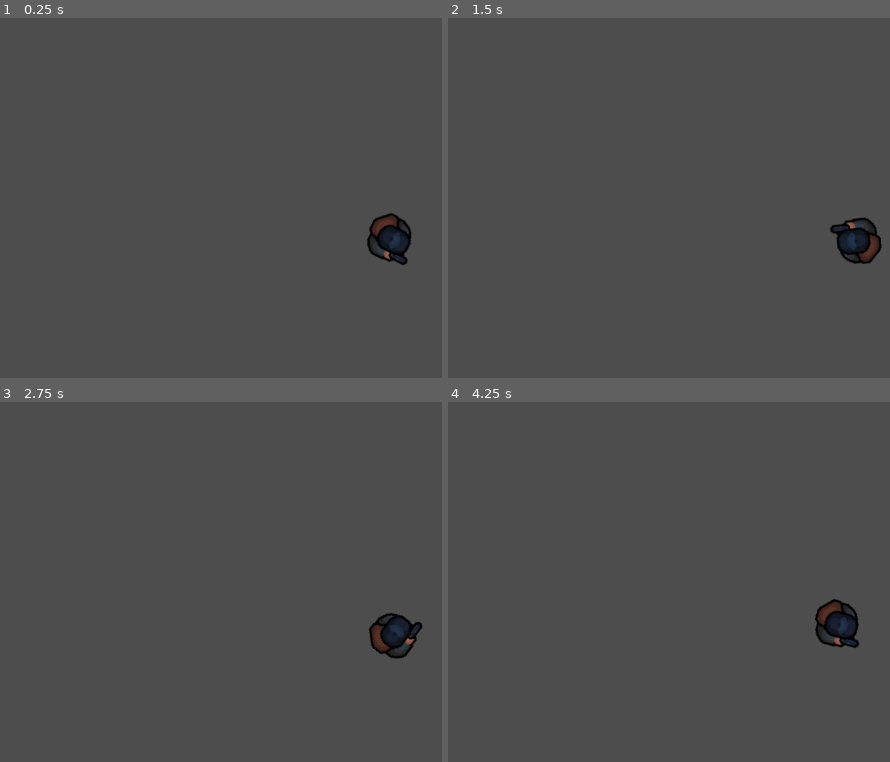
Above: before the commit, frames 1-4 (two rows, left to right).
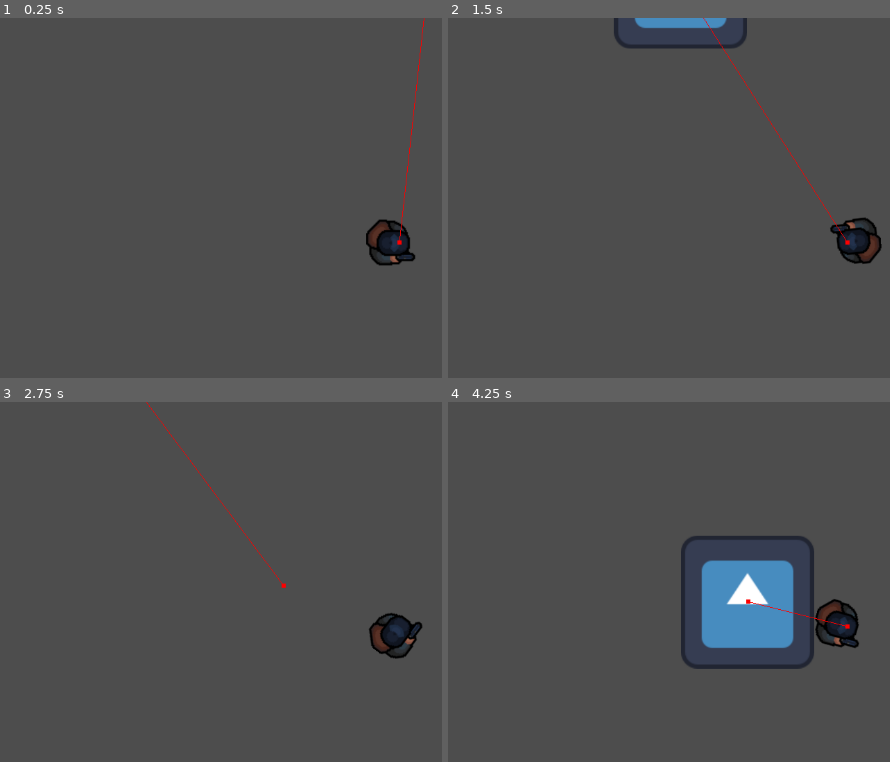
Above: after the commit, the same moments.

Repository: carlosManoelWendorff1/koma-zone
Game: Godot game, scene res://main.tscn
Same seed, same stepped clock (60 frames per second), same inputs: the game is played once before the commit and once after it. The engine's default icon, where the game draws it, is replaced by a stand-in: a white triangle on a blue panel in a dark square.
Inputs (mouse positions are in pixels of both pictures, inside the frame that each line leads up to):
- Up to frame 1 (0.25 s): no input
- Up to frame 2 (1.5 s): tap Enter (ui_accept) at 0.5, 0.77 s; move the mouse to (outside the picture) at 0.52 s; hold Right (ui_right) 0.53-1.28 s; move the mouse to (686, 266) at 1.27 s; hold Down (ui_down) from 1.28 s (still down)
- Up to frame 3 (2.75 s): tap Enter (ui_accept) at 1.52 s; move the mouse to (outside the picture) at 2.02 s; release Down (ui_down) at 2.03 s; hold Right (ui_right) from 2.03 s (still down)
- Up to frame 4 (4.25 s): move the mouse to (806, 715) at 2.77 s; release Right (ui_right) at 2.78 s; hold Up (ui_up) 2.78-3.53 s; tap Enter (ui_accept) at 3.02, 3.77 s; move the mouse to (outside the picture) at 3.52 s; hold Left (ui_left) from 3.53 s (still down)

The runs differ from the first frame. In frame 1, 0.9% of the frame differs, in the area x 82-97%, y 0-69%; in frame 2, 1.2%; in frame 3, 0.2%; in frame 4, 6.7%, in the area x 52-91%, y 37-75%.

Commit message:
feat: add path finding to zombie

Diff:
--- a/main.tscn
+++ b/main.tscn
@@ -1,10 +1,496 @@
-[gd_scene load_steps=2 format=3 uid="uid://cvin82gwwhr70"]
+[gd_scene load_steps=7 format=3 uid="uid://cvin82gwwhr70"]
 
 [ext_resource type="PackedScene" uid="uid://dchin36ajh5mm" path="res://player/player.tscn" id="1_ig7tw"]
+[ext_resource type="PackedScene" uid="uid://dh0v7yj6ps5vu" path="res://npc/normal_zombie.tscn" id="2_0xm2m"]
+[ext_resource type="Texture2D" uid="uid://btnbg3rar2sof" path="res://tiles/Wall Tiles.png" id="3_h2yge"]
+
+[sub_resource type="NavigationPolygon" id="NavigationPolygon_1bvp3"]
+vertices = PackedVector2Array(1024.2969, 267.39063, 811.89844, 867.5781, -71.140625, -30, 1078.0313, -30)
+polygons = Array[PackedInt32Array]([PackedInt32Array(0, 1, 2, 3)])
+outlines = Array[PackedVector2Array]([PackedVector2Array(-95, -40, 1090, -40, 1034, 270, 816, 886)])
+
+[sub_resource type="TileSetAtlasSource" id="TileSetAtlasSource_lquwl"]
+texture = ExtResource("3_h2yge")
+0:0/0 = 0
+1:0/0 = 0
+2:0/0 = 0
+3:0/0 = 0
+4:0/0 = 0
+5:0/0 = 0
+6:0/0 = 0
+7:0/0 = 0
+8:0/0 = 0
+9:0/0 = 0
+10:0/0 = 0
+11:0/0 = 0
+12:0/0 = 0
+13:0/0 = 0
+14:0/0 = 0
+15:0/0 = 0
+16:0/0 = 0
+17:0/0 = 0
+0:1/0 = 0
+1:1/0 = 0
+2:1/0 = 0
+3:1/0 = 0
+4:1/0 = 0
+5:1/0 = 0
+6:1/0 = 0
+7:1/0 = 0
+8:1/0 = 0
+9:1/0 = 0
+10:1/0 = 0
+11:1/0 = 0
+12:1/0 = 0
+13:1/0 = 0
+14:1/0 = 0
+15:1/0 = 0
+16:1/0 = 0
+17:1/0 = 0
+0:2/0 = 0
+1:2/0 = 0
+2:2/0 = 0
+3:2/0 = 0
+4:2/0 = 0
+5:2/0 = 0
+6:2/0 = 0
+7:2/0 = 0
+8:2/0 = 0
+9:2/0 = 0
+10:2/0 = 0
+11:2/0 = 0
+12:2/0 = 0
+13:2/0 = 0
+14:2/0 = 0
+15:2/0 = 0
+16:2/0 = 0
+17:2/0 = 0
+0:3/0 = 0
+1:3/0 = 0
+2:3/0 = 0
+3:3/0 = 0
+4:3/0 = 0
+5:3/0 = 0
+6:3/0 = 0
+7:3/0 = 0
+8:3/0 = 0
+9:3/0 = 0
+10:3/0 = 0
+11:3/0 = 0
+15:3/0 = 0
+16:3/0 = 0
+17:3/0 = 0
+0:4/0 = 0
+1:4/0 = 0
+2:4/0 = 0
+3:4/0 = 0
+4:4/0 = 0
+5:4/0 = 0
+6:4/0 = 0
+7:4/0 = 0
+8:4/0 = 0
+9:4/0 = 0
+10:4/0 = 0
+11:4/0 = 0
+15:4/0 = 0
+16:4/0 = 0
+17:4/0 = 0
+0:5/0 = 0
+1:5/0 = 0
+2:5/0 = 0
+3:5/0 = 0
+4:5/0 = 0
+5:5/0 = 0
+6:5/0 = 0
+7:5/0 = 0
+8:5/0 = 0
+9:5/0 = 0
+10:5/0 = 0
+11:5/0 = 0
+15:5/0 = 0
+16:5/0 = 0
+17:5/0 = 0
+0:6/0 = 0
+1:6/0 = 0
+2:6/0 = 0
+3:6/0 = 0
+4:6/0 = 0
+5:6/0 = 0
+6:6/0 = 0
+7:6/0 = 0
+8:6/0 = 0
+9:6/0 = 0
+10:6/0 = 0
+11:6/0 = 0
+12:6/0 = 0
+13:6/0 = 0
+14:6/0 = 0
+15:6/0 = 0
+16:6/0 = 0
+17:6/0 = 0
+0:7/0 = 0
+1:7/0 = 0
+2:7/0 = 0
+3:7/0 = 0
+4:7/0 = 0
+5:7/0 = 0
+6:7/0 = 0
+7:7/0 = 0
+8:7/0 = 0
+9:7/0 = 0
+10:7/0 = 0
+11:7/0 = 0
+12:7/0 = 0
+13:7/0 = 0
+14:7/0 = 0
+15:7/0 = 0
+16:7/0 = 0
+17:7/0 = 0
+0:8/0 = 0
+1:8/0 = 0
+2:8/0 = 0
+3:8/0 = 0
+4:8/0 = 0
+5:8/0 = 0
+6:8/0 = 0
+7:8/0 = 0
+8:8/0 = 0
+9:8/0 = 0
+10:8/0 = 0
+11:8/0 = 0
+12:8/0 = 0
+13:8/0 = 0
+14:8/0 = 0
+15:8/0 = 0
+16:8/0 = 0
+17:8/0 = 0
+0:9/0 = 0
+1:9/0 = 0
+2:9/0 = 0
+3:9/0 = 0
+4:9/0 = 0
+5:9/0 = 0
+6:9/0 = 0
+7:9/0 = 0
+8:9/0 = 0
+9:9/0 = 0
+10:9/0 = 0
+11:9/0 = 0
+0:10/0 = 0
+1:10/0 = 0
+2:10/0 = 0
+3:10/0 = 0
+4:10/0 = 0
+5:10/0 = 0
+6:10/0 = 0
+7:10/0 = 0
+8:10/0 = 0
+9:10/0 = 0
+10:10/0 = 0
+11:10/0 = 0
+0:11/0 = 0
+1:11/0 = 0
+2:11/0 = 0
+3:11/0 = 0
+4:11/0 = 0
+5:11/0 = 0
+6:11/0 = 0
+7:11/0 = 0
+8:11/0 = 0
+9:11/0 = 0
+10:11/0 = 0
+11:11/0 = 0
+0:12/0 = 0
+1:12/0 = 0
+2:12/0 = 0
+6:12/0 = 0
+7:12/0 = 0
+8:12/0 = 0
+9:12/0 = 0
+10:12/0 = 0
+11:12/0 = 0
+0:13/0 = 0
+1:13/0 = 0
+2:13/0 = 0
+6:13/0 = 0
+7:13/0 = 0
+8:13/0 = 0
+9:13/0 = 0
+10:13/0 = 0
+11:13/0 = 0
+0:14/0 = 0
+1:14/0 = 0
+2:14/0 = 0
+6:14/0 = 0
+7:14/0 = 0
+8:14/0 = 0
+9:14/0 = 0
+10:14/0 = 0
+11:14/0 = 0
+0:15/0 = 0
+1:15/0 = 0
+2:15/0 = 0
+3:15/0 = 0
+4:15/0 = 0
+5:15/0 = 0
+6:15/0 = 0
+7:15/0 = 0
+8:15/0 = 0
+9:15/0 = 0
+10:15/0 = 0
+11:15/0 = 0
+0:16/0 = 0
+1:16/0 = 0
+2:16/0 = 0
+3:16/0 = 0
+4:16/0 = 0
+5:16/0 = 0
+6:16/0 = 0
+7:16/0 = 0
+8:16/0 = 0
+9:16/0 = 0
+10:16/0 = 0
+11:16/0 = 0
+0:17/0 = 0
+1:17/0 = 0
+2:17/0 = 0
+3:17/0 = 0
+4:17/0 = 0
+5:17/0 = 0
+6:17/0 = 0
+7:17/0 = 0
+8:17/0 = 0
+9:17/0 = 0
+10:17/0 = 0
+11:17/0 = 0
+0:18/0 = 0
+1:18/0 = 0
+2:18/0 = 0
+3:18/0 = 0
+4:18/0 = 0
+5:18/0 = 0
+6:18/0 = 0
+7:18/0 = 0
+8:18/0 = 0
+9:18/0 = 0
+10:18/0 = 0
+11:18/0 = 0
+0:19/0 = 0
+1:19/0 = 0
+2:19/0 = 0
+3:19/0 = 0
+4:19/0 = 0
+5:19/0 = 0
+6:19/0 = 0
+7:19/0 = 0
+8:19/0 = 0
+9:19/0 = 0
+10:19/0 = 0
+11:19/0 = 0
+0:20/0 = 0
+1:20/0 = 0
+2:20/0 = 0
+3:20/0 = 0
+4:20/0 = 0
+5:20/0 = 0
+6:20/0 = 0
+7:20/0 = 0
+8:20/0 = 0
+9:20/0 = 0
+10:20/0 = 0
+11:20/0 = 0
+0:21/0 = 0
+1:21/0 = 0
+2:21/0 = 0
+12:21/0 = 0
+13:21/0 = 0
+14:21/0 = 0
+0:22/0 = 0
+1:22/0 = 0
+2:22/0 = 0
+12:22/0 = 0
+13:22/0 = 0
+14:22/0 = 0
+0:23/0 = 0
+1:23/0 = 0
+2:23/0 = 0
+12:23/0 = 0
+13:23/0 = 0
+14:23/0 = 0
+0:24/0 = 0
+1:24/0 = 0
+2:24/0 = 0
+3:24/0 = 0
+4:24/0 = 0
+5:24/0 = 0
+6:24/0 = 0
+7:24/0 = 0
+8:24/0 = 0
+9:24/0 = 0
+10:24/0 = 0
+11:24/0 = 0
+12:24/0 = 0
+13:24/0 = 0
+14:24/0 = 0
+0:25/0 = 0
+1:25/0 = 0
+2:25/0 = 0
+3:25/0 = 0
+4:25/0 = 0
+5:25/0 = 0
+6:25/0 = 0
+7:25/0 = 0
+8:25/0 = 0
+9:25/0 = 0
+10:25/0 = 0
+11:25/0 = 0
+12:25/0 = 0
+13:25/0 = 0
+14:25/0 = 0
+0:26/0 = 0
+1:26/0 = 0
+2:26/0 = 0
+3:26/0 = 0
+4:26/0 = 0
+5:26/0 = 0
+6:26/0 = 0
+7:26/0 = 0
+8:26/0 = 0
+9:26/0 = 0
+10:26/0 = 0
+11:26/0 = 0
+12:26/0 = 0
+13:26/0 = 0
+14:26/0 = 0
+3:27/0 = 0
+4:27/0 = 0
+5:27/0 = 0
+6:27/0 = 0
+7:27/0 = 0
+8:27/0 = 0
+9:27/0 = 0
+10:27/0 = 0
+11:27/0 = 0
+3:28/0 = 0
+4:28/0 = 0
+5:28/0 = 0
+6:28/0 = 0
+7:28/0 = 0
+8:28/0 = 0
+9:28/0 = 0
+10:28/0 = 0
+11:28/0 = 0
+3:29/0 = 0
+4:29/0 = 0
+5:29/0 = 0
+6:29/0 = 0
+7:29/0 = 0
+8:29/0 = 0
+9:29/0 = 0
+10:29/0 = 0
+11:29/0 = 0
+3:30/0 = 0
+4:30/0 = 0
+5:30/0 = 0
+6:30/0 = 0
+7:30/0 = 0
+8:30/0 = 0
+9:30/0 = 0
+10:30/0 = 0
+11:30/0 = 0
+3:31/0 = 0
+4:31/0 = 0
+5:31/0 = 0
+6:31/0 = 0
+7:31/0 = 0
+8:31/0 = 0
+9:31/0 = 0
+10:31/0 = 0
+11:31/0 = 0
+3:32/0 = 0
+4:32/0 = 0
+5:32/0 = 0
+6:32/0 = 0
+7:32/0 = 0
+8:32/0 = 0
+9:32/0 = 0
+10:32/0 = 0
+11:32/0 = 0
+3:33/0 = 0
+4:33/0 = 0
+5:33/0 = 0
+6:33/0 = 0
+7:33/0 = 0
+8:33/0 = 0
+9:33/0 = 0
+10:33/0 = 0
+11:33/0 = 0
+3:34/0 = 0
+4:34/0 = 0
+5:34/0 = 0
+6:34/0 = 0
+7:34/0 = 0
+8:34/0 = 0
+9:34/0 = 0
+10:34/0 = 0
+11:34/0 = 0
+3:35/0 = 0
+4:35/0 = 0
+5:35/0 = 0
+6:35/0 = 0
+7:35/0 = 0
+8:35/0 = 0
+9:35/0 = 0
+10:35/0 = 0
+11:35/0 = 0
+3:36/0 = 0
+4:36/0 = 0
+5:36/0 = 0
+6:36/0 = 0
+7:36/0 = 0
+8:36/0 = 0
+9:36/0 = 0
+10:36/0 = 0
+11:36/0 = 0
+3:37/0 = 0
+4:37/0 = 0
+5:37/0 = 0
+6:37/0 = 0
+7:37/0 = 0
+8:37/0 = 0
+9:37/0 = 0
+10:37/0 = 0
+11:37/0 = 0
+3:38/0 = 0
+4:38/0 = 0
+5:38/0 = 0
+6:38/0 = 0
+7:38/0 = 0
+8:38/0 = 0
+9:38/0 = 0
+10:38/0 = 0
+11:38/0 = 0
+
+[sub_resource type="TileSet" id="TileSet_7mycd"]
+sources/0 = SubResource("TileSetAtlasSource_lquwl")
 
 [node name="Node2D" type="Node2D"]
+position = Vector2(-17, 32)
 
 [node name="player" parent="." instance=ExtResource("1_ig7tw")]
+position = Vector2(278, 475)
 
 [node name="Camera2D" type="Camera2D" parent="player"]
 zoom = Vector2(1.5, 1.5)
+
+[node name="NormalZombie" parent="." node_paths=PackedStringArray("player") instance=ExtResource("2_0xm2m")]
+position = Vector2(314, 146)
+player = NodePath("../player")
+
+[node name="NavigationRegion2D" type="NavigationRegion2D" parent="."]
+position = Vector2(-306, 63)
+navigation_polygon = SubResource("NavigationPolygon_1bvp3")
+
+[node name="TileMap" type="TileMap" parent="NavigationRegion2D"]
+tile_set = SubResource("TileSet_7mycd")
+format = 2
--- /dev/null
+++ b/npc/normal_zombie.gd
@@ -0,0 +1,32 @@
+extends CharacterBody2D
+
+const SPEED = 100.0  # ajusta conforme o tamanho do mapa e velocidade desejada
+
+@export var player: Node2D  # referência ao Player
+@onready var nav_agent: NavigationAgent2D = $NavigationAgent2D
+
+func _ready() -> void:
+	# Define o destino inicial do zumbi como a posição atual do player
+	if player:
+		nav_agent.target_position = player.global_position
+
+func _physics_process(delta: float) -> void:
+	if not player:
+		return
+
+	# Atualiza o destino do zumbi (segue o player em tempo real)
+	nav_agent.target_position = player.global_position
+
+	# Se o agente já chegou ao destino, não precisa mover
+	if nav_agent.is_navigation_finished():
+		velocity = Vector2.ZERO
+	else:
+		# Pega a próxima posição no caminho gerado
+		var next_path_point = nav_agent.get_next_path_position()
+
+		# Calcula direção em relação à posição atual
+		var direction = (next_path_point - global_position).normalized()
+
+		# Move o zumbi nessa direção
+		velocity = direction * SPEED
+		move_and_slide()
--- /dev/null
+++ b/npc/normal_zombie.tscn
@@ -0,0 +1,19 @@
+[gd_scene load_steps=4 format=3 uid="uid://dh0v7yj6ps5vu"]
+
+[ext_resource type="Script" uid="uid://fgk8ttgnjvqc" path="res://npc/normal_zombie.gd" id="1_vu3f2"]
+[ext_resource type="Texture2D" uid="uid://c35x2787h6qqu" path="res://icon.svg" id="2_5oow6"]
+
+[sub_resource type="RectangleShape2D" id="RectangleShape2D_aivg2"]
+size = Vector2(128, 128)
+
+[node name="NormalZombie" type="CharacterBody2D"]
+script = ExtResource("1_vu3f2")
+
+[node name="Sprite2D" type="Sprite2D" parent="."]
+texture = ExtResource("2_5oow6")
+
+[node name="CollisionShape2D" type="CollisionShape2D" parent="."]
+shape = SubResource("RectangleShape2D_aivg2")
+
+[node name="NavigationAgent2D" type="NavigationAgent2D" parent="."]
+debug_enabled = true
--- a/player/player.gd
+++ b/player/player.gd
@@ -1,13 +1,18 @@
 extends CharacterBody2D
+
+class_name Player
 
 const SPEED = 300.0
 
 @export var money = 0
 @export var KillCount = 0
+var current_position: Vector2
 
 func _physics_process(delta: float) -> void:
 	var input_vector = Vector2.ZERO
 
+
+	# Captura o input das setas ou teclas W/A/S/D
 	input_vector.x = Input.get_action_strength("ui_right") - Input.get_action_strength("ui_left")
 	input_vector.y = Input.get_action_strength("ui_down") - Input.get_action_strength("ui_up")
 	input_vector = input_vector.normalized()
@@ -26,3 +31,5 @@
 		KillCount += 1
 		print("Money:", money)
 		print("Kills:", KillCount)
+
+	current_position = global_position
Not shown, added: npc/normal_zombie.gd.uid
Binary file added: tiles/Wall Tiles.png
Not shown, added: tiles/Wall Tiles.png.import
